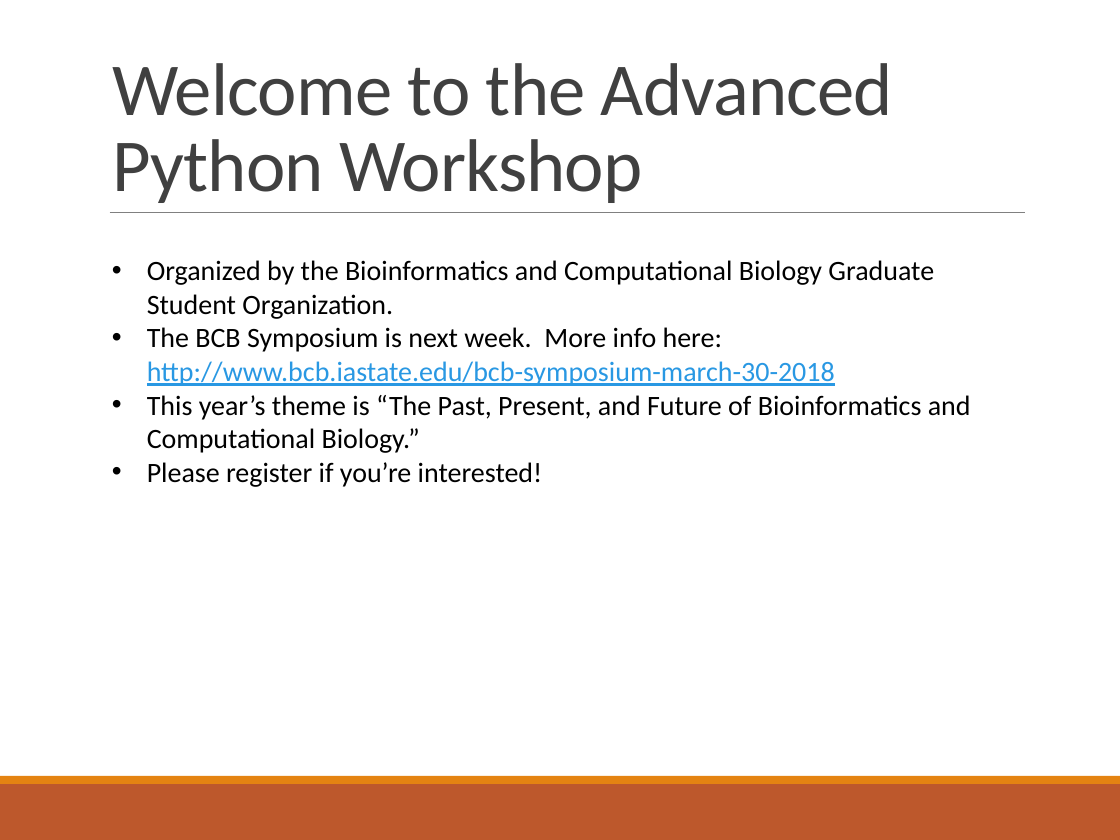
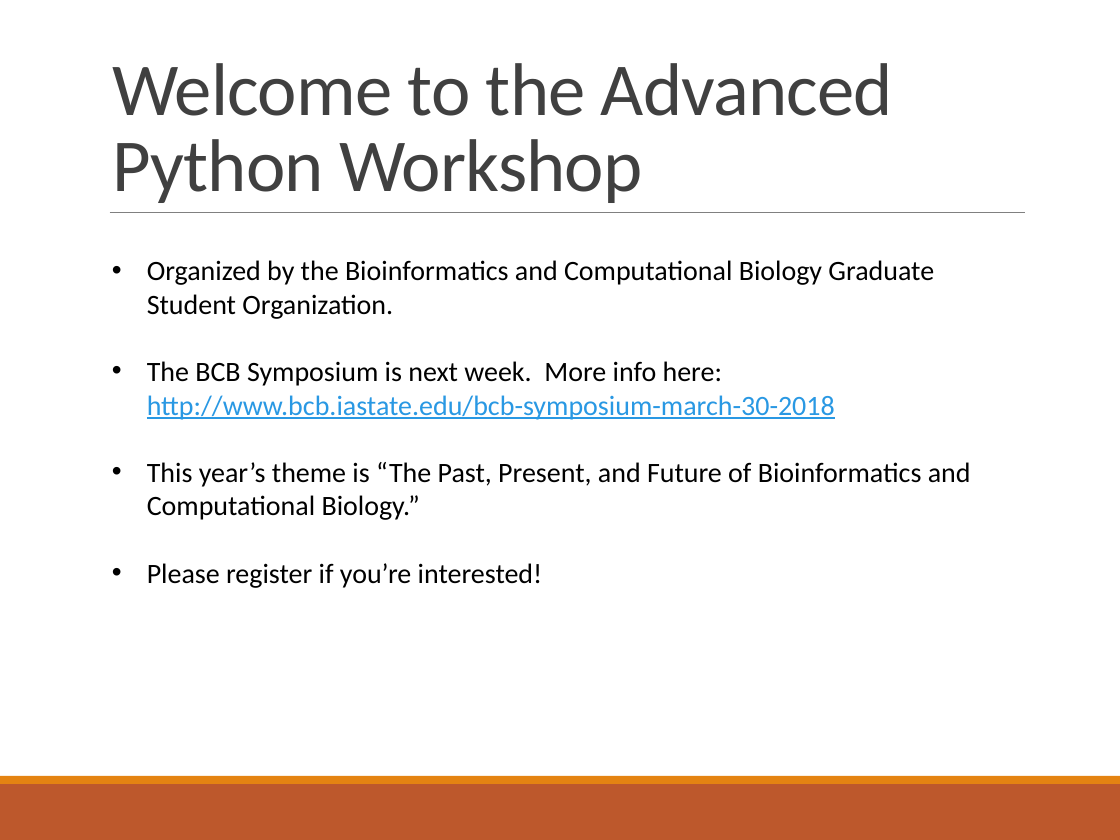
Before and after one commit to pommevilla/bcb.advanced.python.2018, a slide deck: slide 3 of 2018_Advanced_Python.pptx. Drawn at 1120x840 pixels with LibreOffice and Linux fonts; fonts in the diff are those of the drawing. Boxes give left, top, right and bottom in pixels: in the first picture for what was removed or moved away, otherwise in the second. Text is boxed around its words. In the diff, an @@ line names an element or a change of style, - is before the commit and + after.

```diff
--- a/2018_Advanced_Python.pptx
+++ b/2018_Advanced_Python.pptx
@@ text "Organized by the Bioinformatics and ..." rewrapped from <box>147,260,971,487</box> to <box>147,260,971,588</box> @@
```
Also in this commit, not shown: 3 other slides changed, 7 slides added, 5 slides removed, 9 other files.
